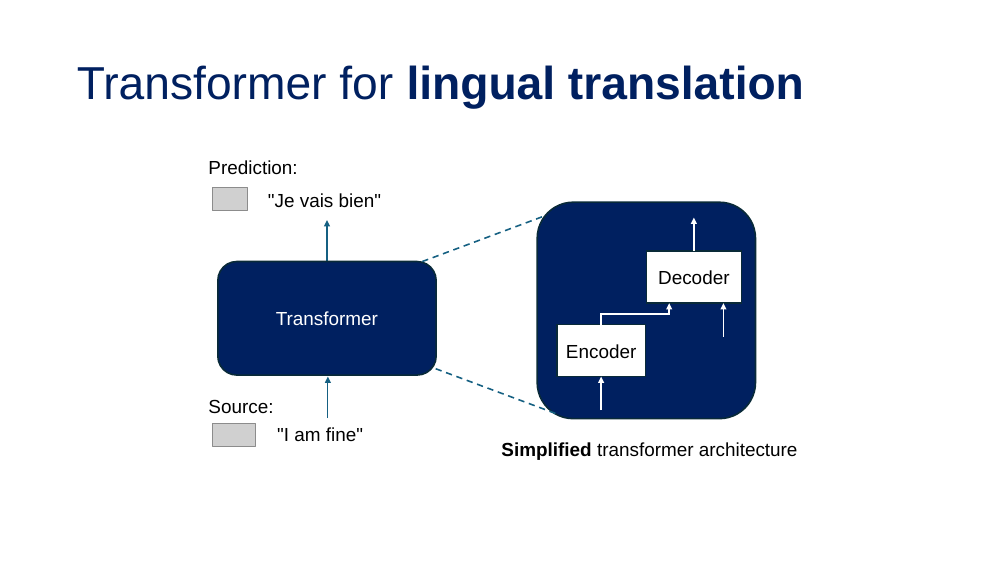
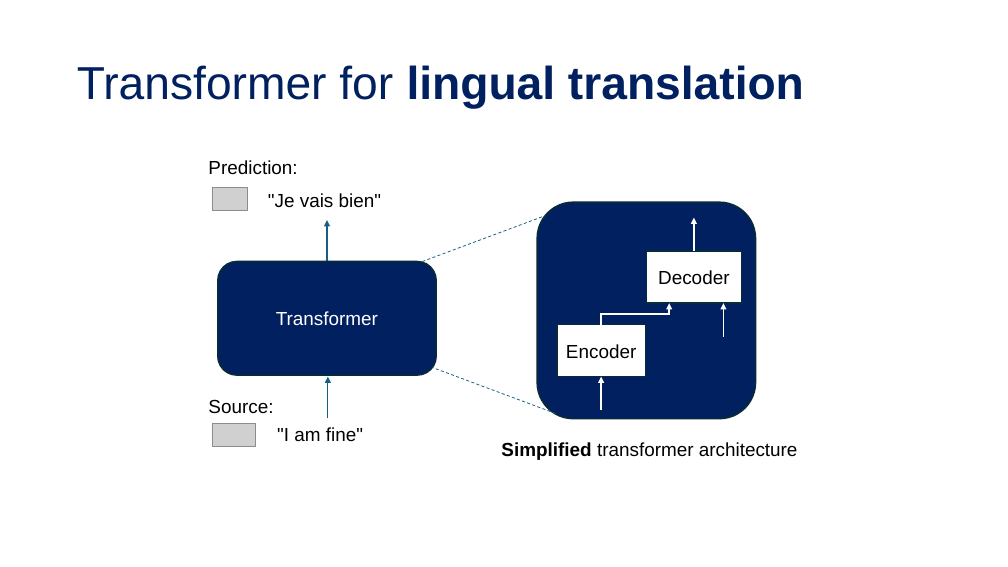
Before and after one commit to tanquangduong/transformer-pt, a slide deck: slide 4 of presentation/Introduction to Transformer.pptx (slide 3 before the commit). Drawn at 1008x567 pixels with LibreOffice and Linux fonts; fonts in the diff are those of the drawing; grey boxes stand for pictures. Boxes give left, top, right and bottom in pixels: in the first picture for what was removed or moved away, otherwise in the second. Text is boxed around its words. In the diff, an @@ line names an element or a change of style, - is before the commit and + after.

Commit message:
update transformer perso

```diff
--- a/presentation/Introduction to Transformer.pptx
+++ b/presentation/Introduction to Transformer.pptx
@@ line (423, 262) - (545, 216): stroke #156082 1.5 pt dashed to #156082 0.75 pt dashed @@
@@ line (556, 414) - (433, 368): stroke #156082 1.5 pt dashed to #156082 0.75 pt dashed @@
```
Also in this commit, not shown: 7 other slides changed, 4 slides added, 7 other files.
